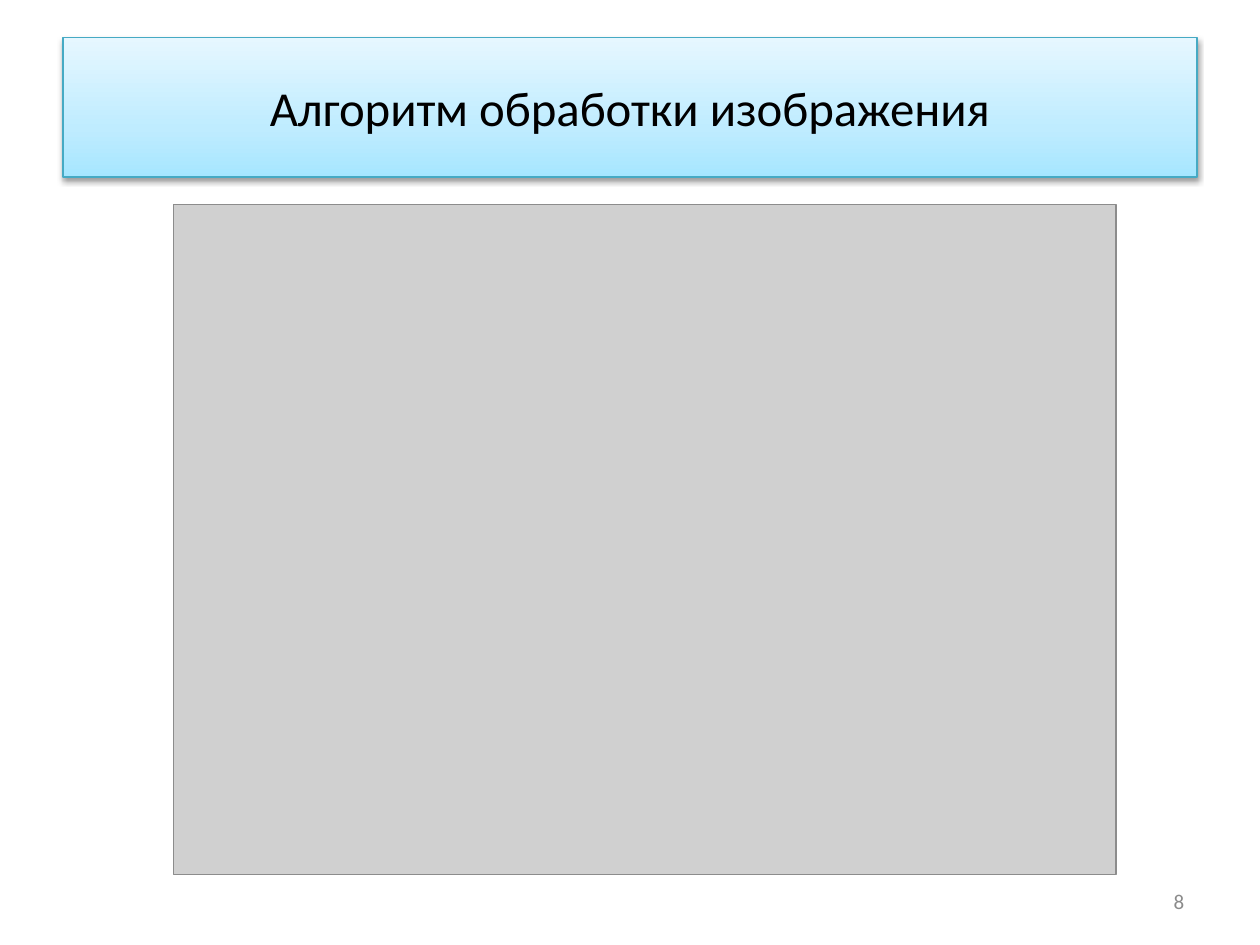
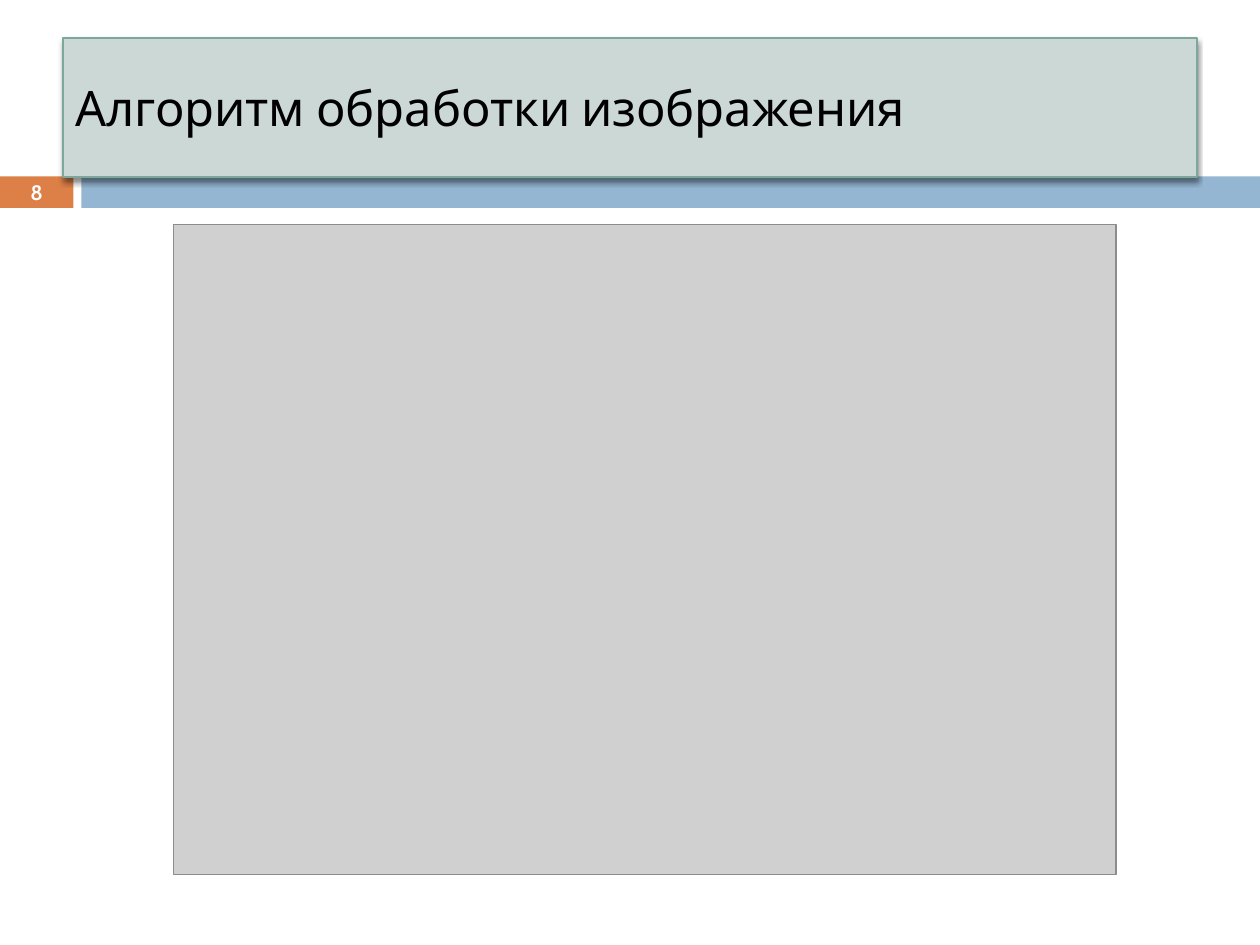
Before and after one commit to ustadenis/OpenCLImageFilter, a slide deck: slide 8 of Diplom/Презентация.pptx. Drawn at 1260x945 pixels with LibreOffice and Linux fonts; fonts in the diff are those of the drawing; grey boxes stand for pictures. Boxes give left, top, right and bottom in pixels: in the first picture for what was removed or moved away, otherwise in the second. Text is boxed around its words. In the diff, an @@ line names an element or a change of style, - is before the commit and + after.

```diff
--- a/Diplom/Презентация.pptx
+++ b/Diplom/Презентация.pptx
@@ title "Алгоритм обработки изображения" at (63, 38, 1197, 178): font Calibri to Cabin; alignment centre to left; fill gradient #A7E6FF to #C1EDFF to #E7F8FF to #CBD9D5; outline #46AAC5 0.75 pt to #7BA79D 0.79 pt; shadow changed @@
@@ page number: place and size @@
-page number at (1174, 895, 1185, 909)
+page number at (30, 185, 43, 201)
@@ page number at (30, 185, 43, 201): size 12 to 11.9 pt, font Calibri to Cabin, text colour #8C8C8C to #FFFFFF, bold on; alignment right to centre @@
@@ rectangle added at (0, 176, 73, 208), fill #DD8047 @@
@@ rectangle added at (82, 176, 1260, 208), fill #94B6D2 @@
@@ picture: place and size @@
-picture at (174, 204, 1116, 874)
+picture at (174, 224, 1116, 874)
```
Also in this commit, not shown: 16 other slides changed.
